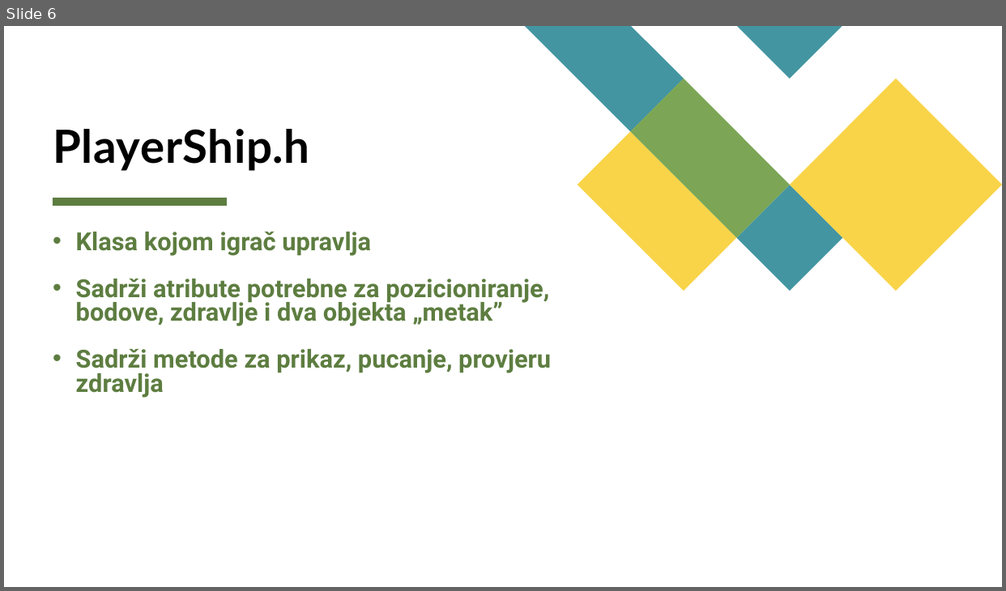
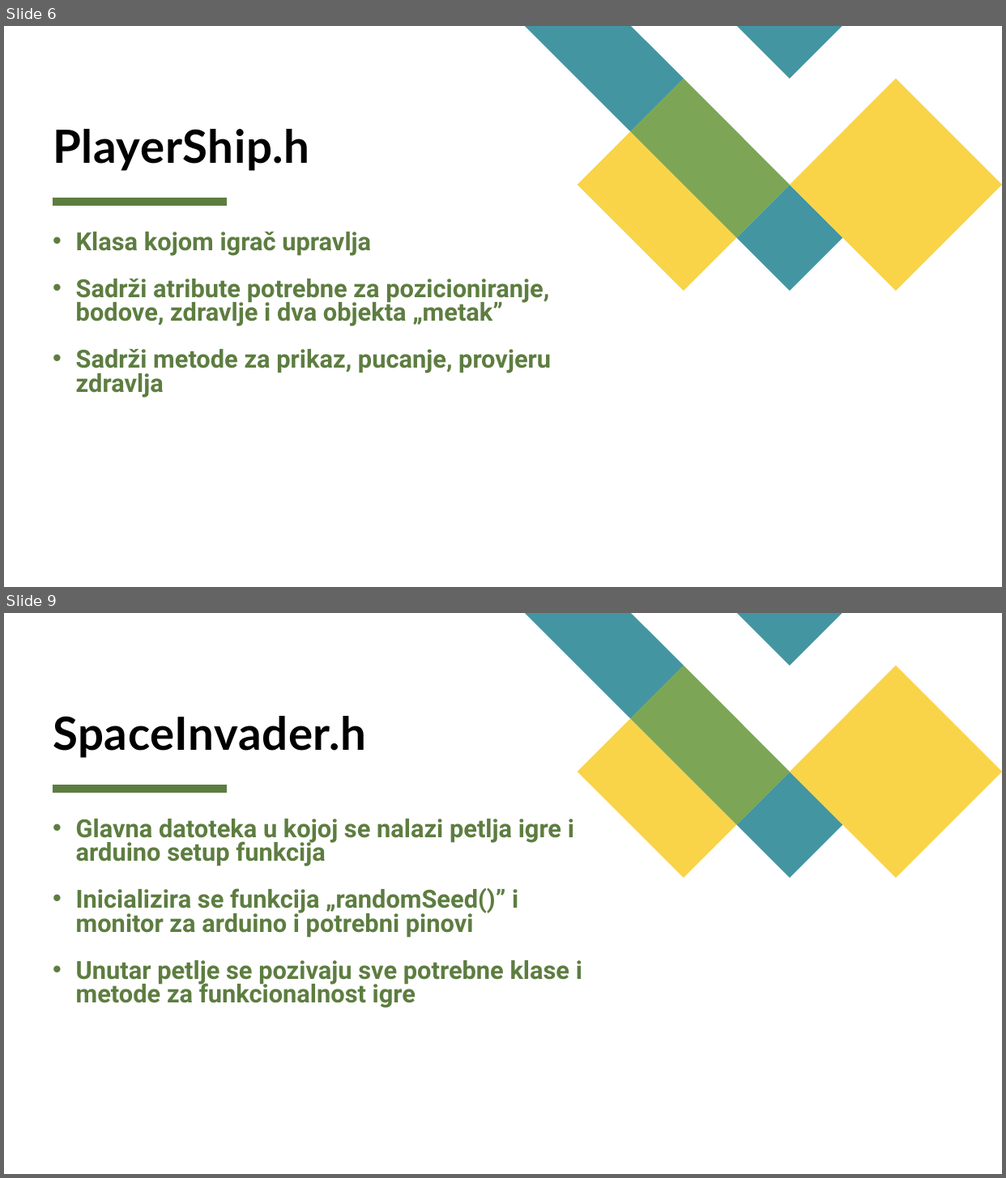
Before and after one commit to MGRUBI2/Arduino-Space-invader, a slide deck: Space invader.pptx. Shown one above the other, each under a label of ours: slide 6 before the commit, slides 6 and 9 after it; the slides between them are not shown. The pictures are 1006x591 and 1006x1178 pixels, drawn with LibreOffice and Linux fonts; fonts in the diff are those of the drawing. Boxes give left, top, right and bottom in pixels: in the first picture for what was removed or moved away, otherwise in the second. Text is boxed around its words. In the diff, an @@ line names an element or a change of style, - is before the commit and + after.

Commit message:
pptx update

```diff
--- a/Space invader.pptx
+++ b/Space invader.pptx
@@ slide 9 added at bbox=[4, 613, 1002, 1174], background #FFFFFF; not listed: 6 template elements that a slide beside it also shows @@
@@ title added at bbox=[53, 716, 366, 758], 44 pt, text #000000, bold @@
+SpaceInvader.h
@@ text added at bbox=[76, 819, 582, 1008], 24 pt, text #5D7D40, bold @@
+• Glavna datoteka u kojoj se nalazi petlja igre i arduino setup funkcija
+• Inicializira se funkcija „randomSeed()” i monitor za arduino i potrebni pinovi
+• Unutar petlje se pozivaju sve potrebne klase i metode za funkcionalnost igre
```
Also in this commit, not shown: 1 slide changed, 1 other slide added.
